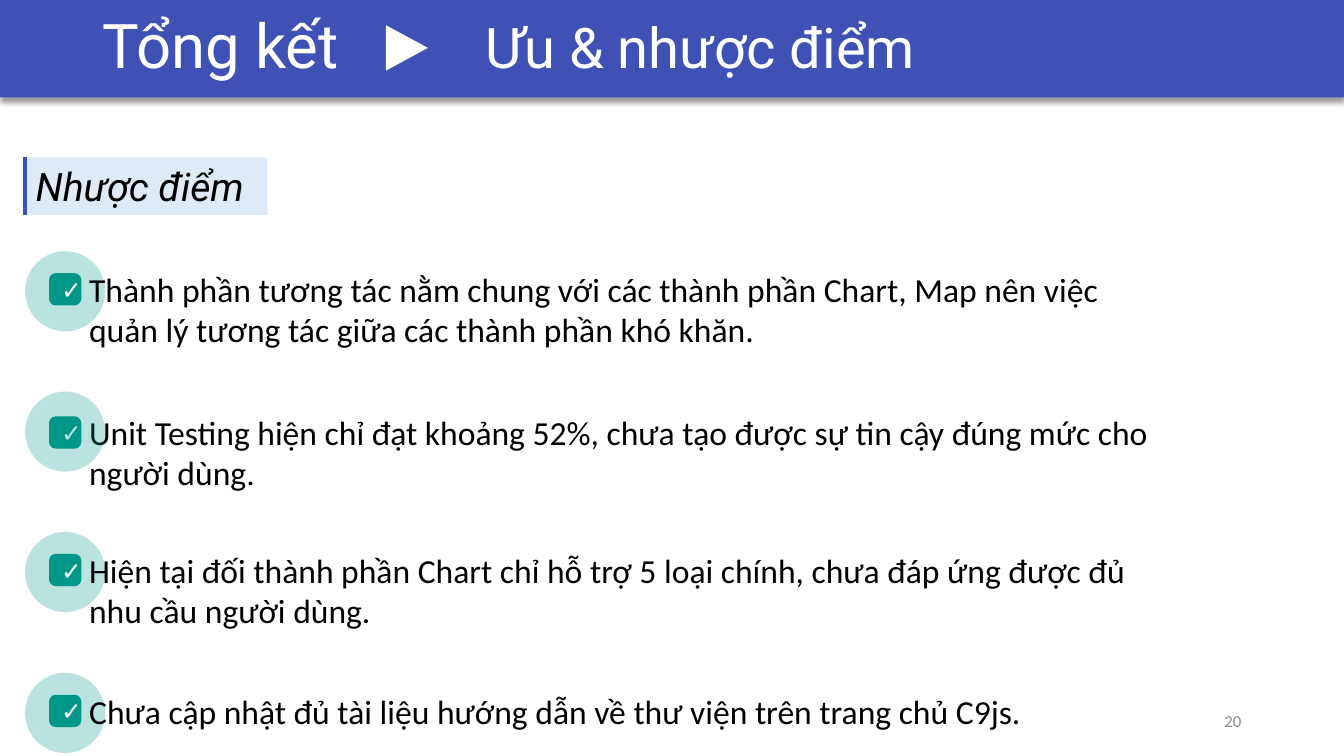
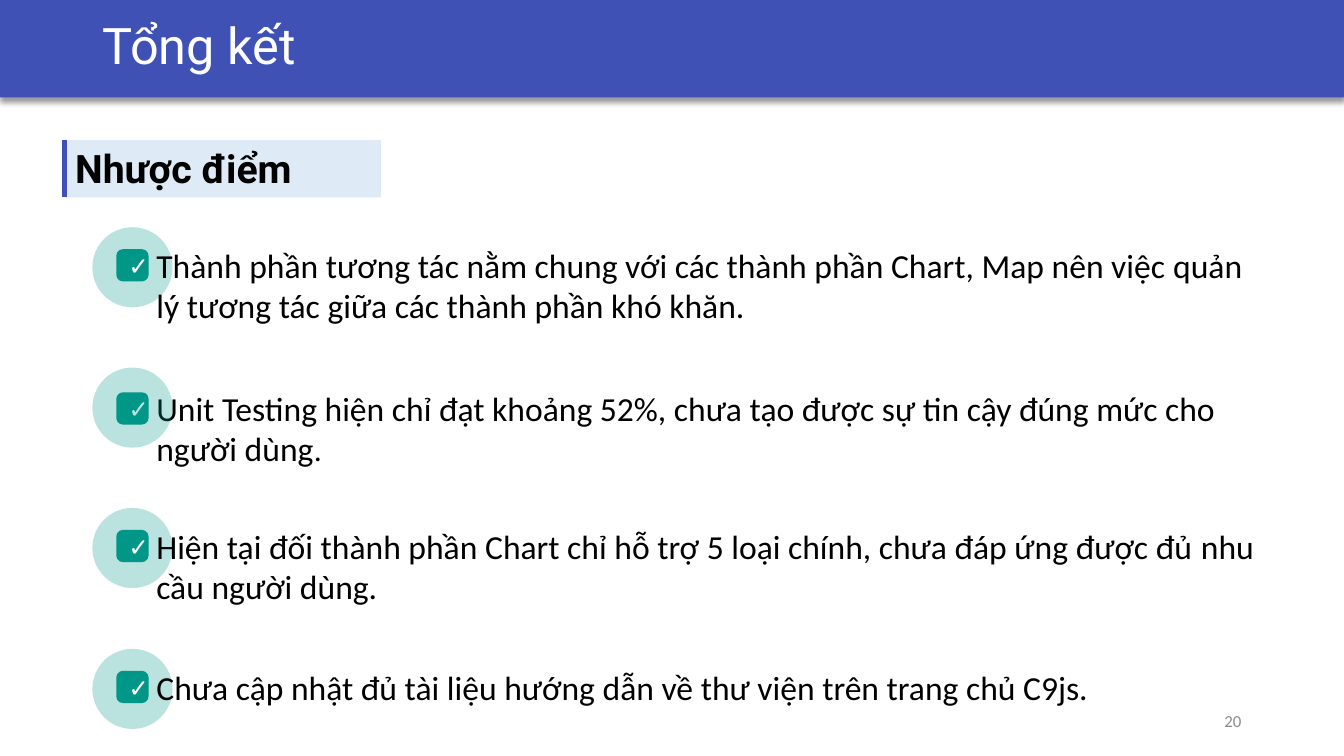
Before and after one commit to csethanhcong/c9js-demo, a slide deck: slide 20 of report/Presentation/Slide LVTN.pptx. Drawn at 1344x756 pixels with LibreOffice and Linux fonts; fonts in the diff are those of the drawing. Boxes give left, top, right and bottom in pixels: in the first picture for what was removed or moved away, otherwise in the second. Text is boxed around its words. In the diff, an @@ line names an element or a change of style, - is before the commit and + after.

```diff
--- a/report/Presentation/Slide LVTN.pptx
+++ b/report/Presentation/Slide LVTN.pptx
@@ text "Tổng kết" at [102, 21, 295, 75]: size 44 to 36 pt @@
@@ title removed at [102, 23, 327, 81] @@
-Bài toán đặt ra
@@ triangle removed at [386, 26, 428, 71] @@
@@ text removed at [485, 21, 915, 78] @@
-Ưu & nhược điểm
@@ line moved from (25, 157) - (25, 215) to (65, 140) - (65, 198) @@
@@ rectangle "Nhược điểm": place and size @@
-rectangle "Nhược điểm" at [26, 157, 268, 215]
+rectangle "Nhược điểm" at [66, 140, 381, 198]
@@ rectangle "Nhược điểm" at [66, 140, 381, 198]: bold on, italic off @@
@@ 4 ellipses, 4 rectangles, 4 rounded rectangles: place and size @@
-4 ellipses, 4 rectangles, 4 rounded rectangles at [25, 251, 106, 754]
+4 ellipses, 4 rectangles, 4 rounded rectangles at [93, 227, 173, 730]
@@ text "Thành phần tương tác nằm ..." rewrapped from [89, 274, 1098, 348] to [156, 250, 1242, 324] @@
@@ text "Unit Testing hiện chỉ đạt ...": place and size @@
-text "Unit Testing hiện chỉ đạt ..." at [89, 418, 1148, 491]
+text "Unit Testing hiện chỉ đạt ..." at [156, 394, 1215, 467]
@@ text "Hiện tại đối thành phần ..." rewrapped from [89, 555, 1124, 629] to [156, 531, 1254, 605] @@
@@ text "Chưa cập nhật đủ tài ...": place and size @@
-text "Chưa cập nhật đủ tài ..." at [89, 696, 1021, 732]
+text "Chưa cập nhật đủ tài ..." at [156, 672, 1088, 708]
```
Also in this commit, not shown: 15 other slides changed.
